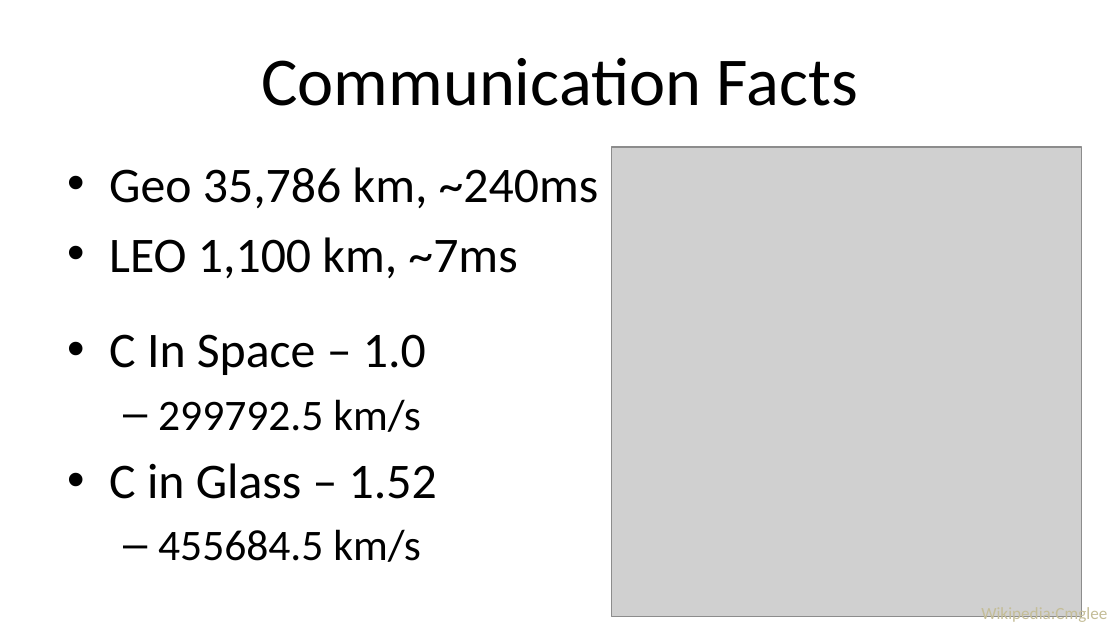
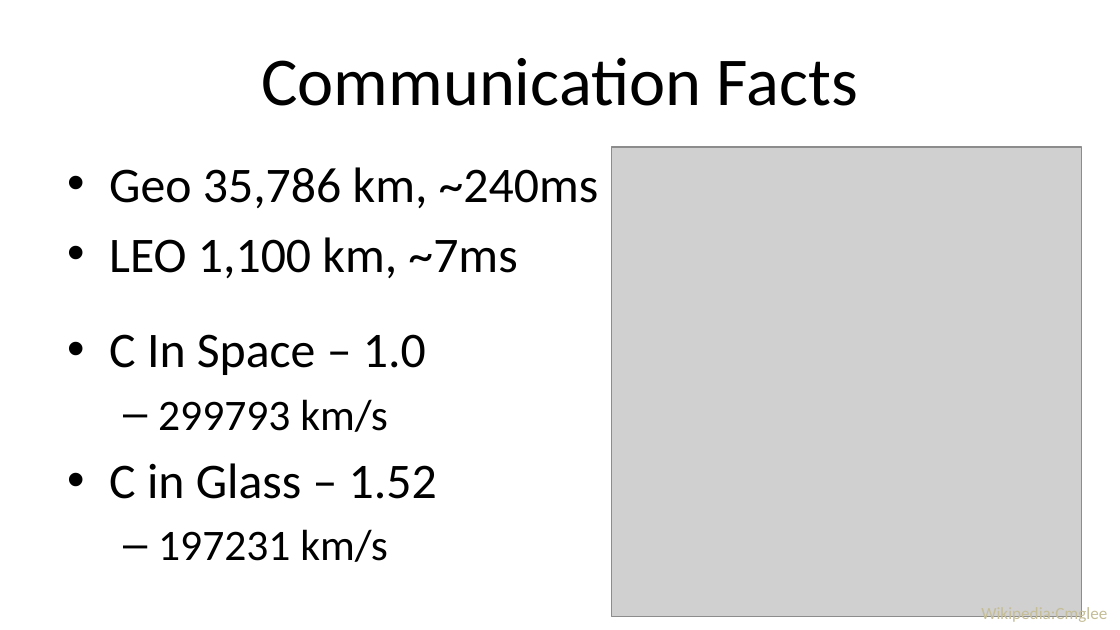
Before and after one commit to boydm/presentations, a slide deck: slide 14 of build_4_future_2015.16x9.pptx. Drawn at 1120x630 pixels with LibreOffice and Linux fonts; fonts in the diff are those of the drawing; grey boxes stand for pictures. Boxes give left, top, right and bottom in pixels: in the first picture for what was removed or moved away, otherwise in the second. Text is boxed around its words. In the diff, an @@ line names an element or a change of style, - is before the commit and + after.

```diff
--- a/build_4_future_2015.16x9.pptx
+++ b/build_4_future_2015.16x9.pptx
@@ text at box(158, 399, 388, 432): text changed @@
-  – 299792.5 km/s
+  – 299793 km/s
@@ text at box(158, 529, 388, 562): text changed @@
-  – 455684.5 km/s
+  – 197231 km/s
```
Also in this commit, not shown: 1 other file.
